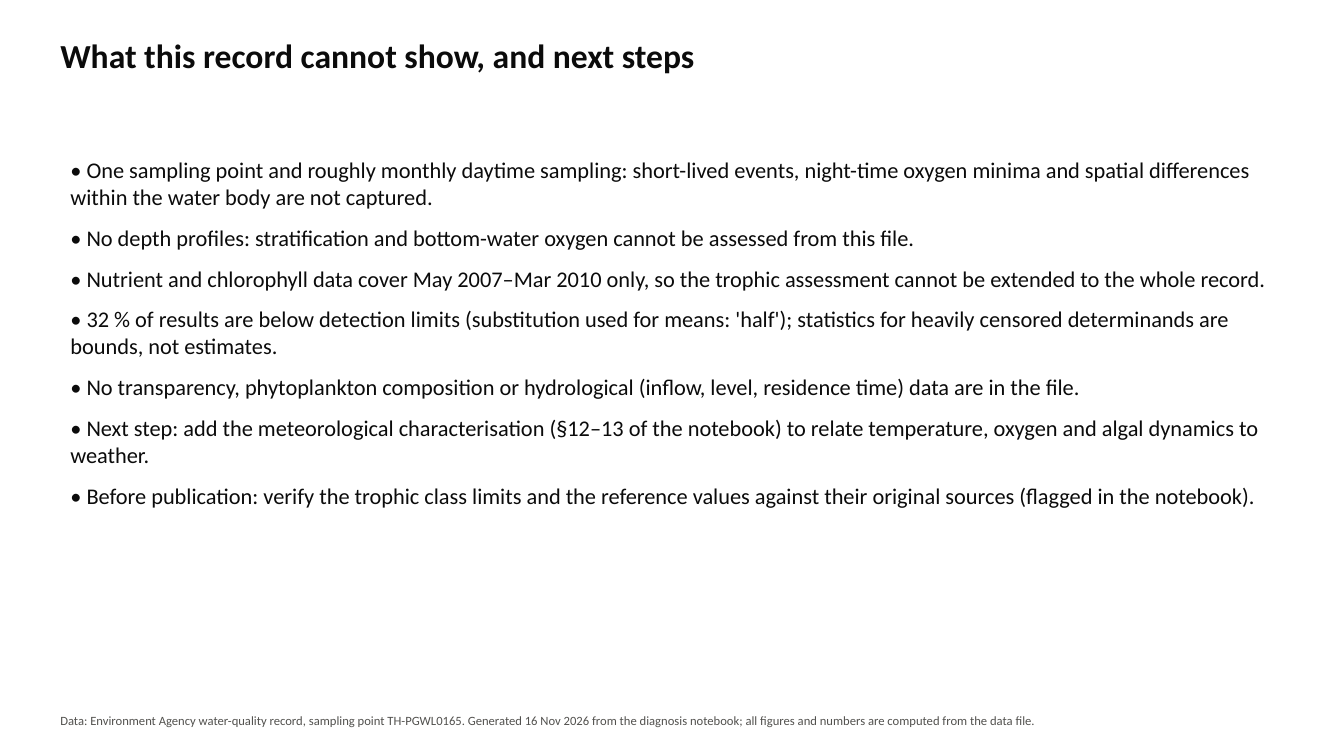
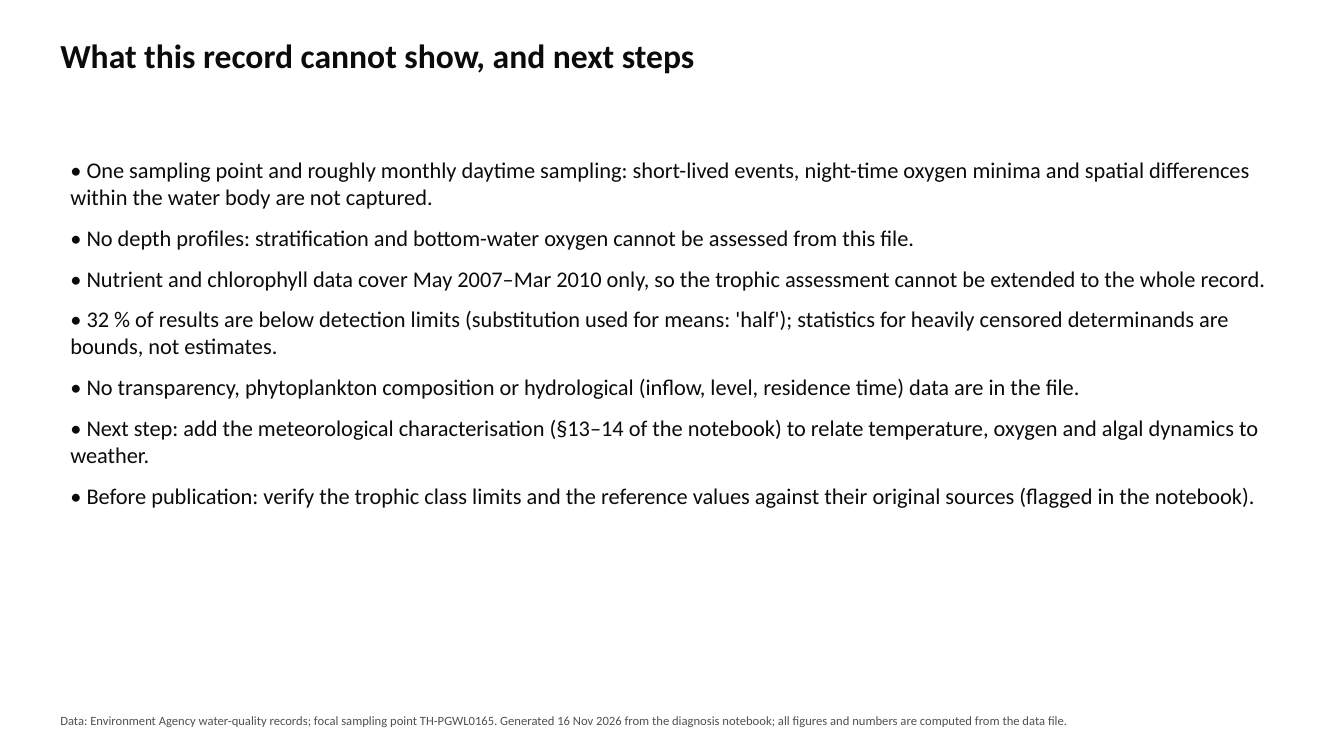
Before and after one commit to sofiamidauar/PhD-resources, a slide deck: slide 11 of KVP-water-quality-diagnosis/outputs/report/KVP_water_quality_summary.pptx (slide 10 before the commit). Drawn at 1344x756 pixels with LibreOffice and Linux fonts; fonts in the diff are those of the drawing. Boxes give left, top, right and bottom in pixels: in the first picture for what was removed or moved away, otherwise in the second. Text is boxed around its words. In the diff, an @@ line names an element or a change of style, - is before the commit and + after.

```diff
--- a/KVP-water-quality-diagnosis/outputs/report/KVP_water_quality_summary.pptx
+++ b/KVP-water-quality-diagnosis/outputs/report/KVP_water_quality_summary.pptx
@@ text at (70, 420, 1258, 463): text changed @@
-• Next step: add the meteorological characterisation (§12–13 of the notebook) to relate temperature, oxygen and algal dynamics to weather.
+• Next step: add the meteorological characterisation (§13–14 of the notebook) to relate temperature, oxygen and algal dynamics to weather.
@@ text at (60, 716, 1067, 727): text changed @@
-Data: Environment Agency water-quality record, sampling point TH-PGWL0165. Generated 16 Nov 2026 from the diagnosis notebook; all figures and numbers are computed from the data file.
+Data: Environment Agency water-quality records; focal sampling point TH-PGWL0165. Generated 16 Nov 2026 from the diagnosis notebook; all figures and numbers are computed from the data file.
```
Also in this commit, not shown: 12 other slides changed, 1 slide added, 6 other files.
